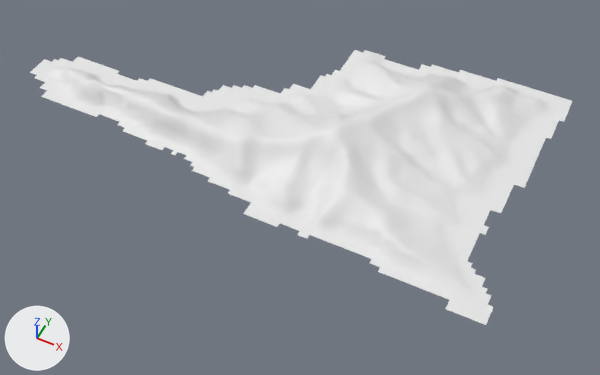
What one commit did to the glTF model scenery/models/giaros.glb.
The view is the same before and after, from a camera (50 mm lens) standing at (0.951, -1.732, 1.845) and looking at (0.16, -0.15, -0.133). Arrows for +X, +Y and +Z are at lower left; the lights stay in place.
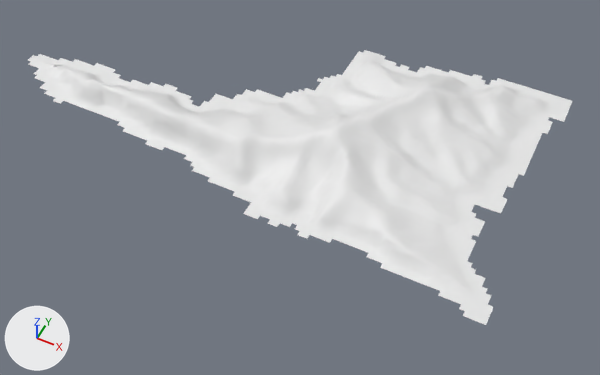
Changed parts and their boxes [x1, y1, x2, y2] in the pictures (600 x 375 px; the box of a moved part takes in the faces that stretch with it):
```json
{"object": "Grid", "change": "reshaped", "before": [30, 50, 572, 325], "after": [28, 50, 572, 325]}
{"part": 1, "of": "me_grid", "change": "moved or reshaped", "before": [30, 50, 359, 117], "after": [28, 54, 88, 75]}
{"part": 2, "of": "me_grid", "change": "deleted", "before": [471, 120, 559, 235]}
{"part": 3, "of": "me_grid", "change": "deleted", "before": [228, 190, 465, 316]}
{"part": 4, "of": "me_grid", "change": "deleted", "before": [408, 64, 491, 81]}
```

Scene script edits in JSON lines:
```json
{"block": "me_grid", "where": "# used by ob_grid; location = (0.0, 0.0, 0.0)"}
{"op": "remove", "block": "me_grid", "code": "me_grid.from_pydata(...)  # 4256 vertices, 8145 faces; spans x -0.84..0.86, y -0.47..0.48, z 0.0..0.13"}
{"op": "add", "block": "me_grid", "code": "me_grid.from_pydata(...)  # 4158 vertices, 7912 faces; spans x -0.89..0.86, y -0.47..0.48, z 0.0..0.13"}
{"block": "me_grid", "change": "me_grid part 1: 6 vertices moved from x -0.84..-0.75, y -0.2..-0.13, z 0.0 to x -0.83..-0.75, y -0.2..-0.13, z 0.0; 93 vertices removed from x -0.84..0.1, y -0.28..0.4, z 0.0; 68 vertices added at x -0.89..-0.68, y -0.18..-0.1, z 0.0..0.01"}
{"block": "me_grid", "change": "me_grid part 2: 35 vertices removed from x 0.71..0.83, y -0.18..0.36, z 0.0"}
{"block": "me_grid", "change": "me_grid part 3: 26 vertices removed from x 0.03..0.78, y -0.47..-0.37, z 0.0"}
{"block": "me_grid", "change": "me_grid part 4: 10 vertices removed from x 0.32..0.56, y 0.4..0.47, z 0.0"}
```
